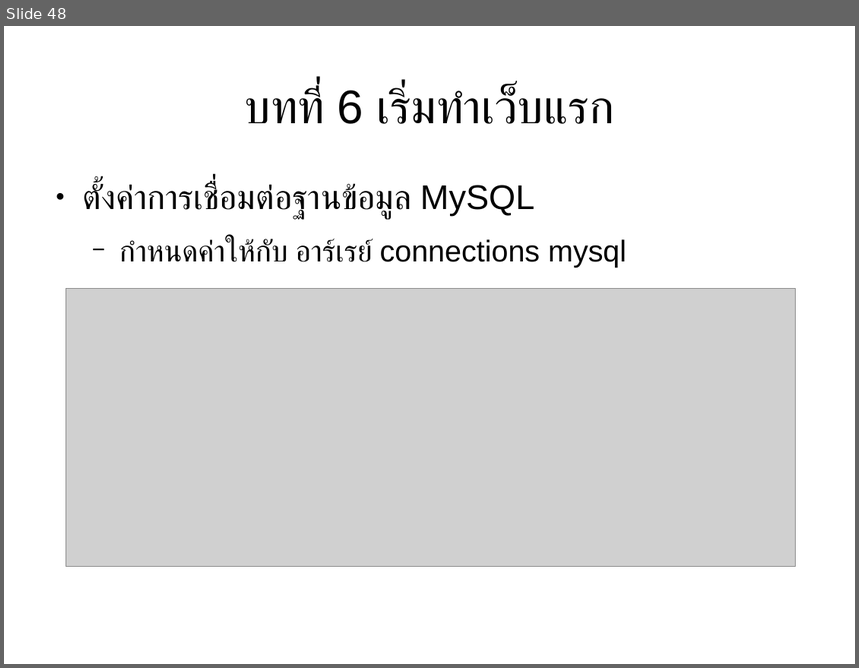
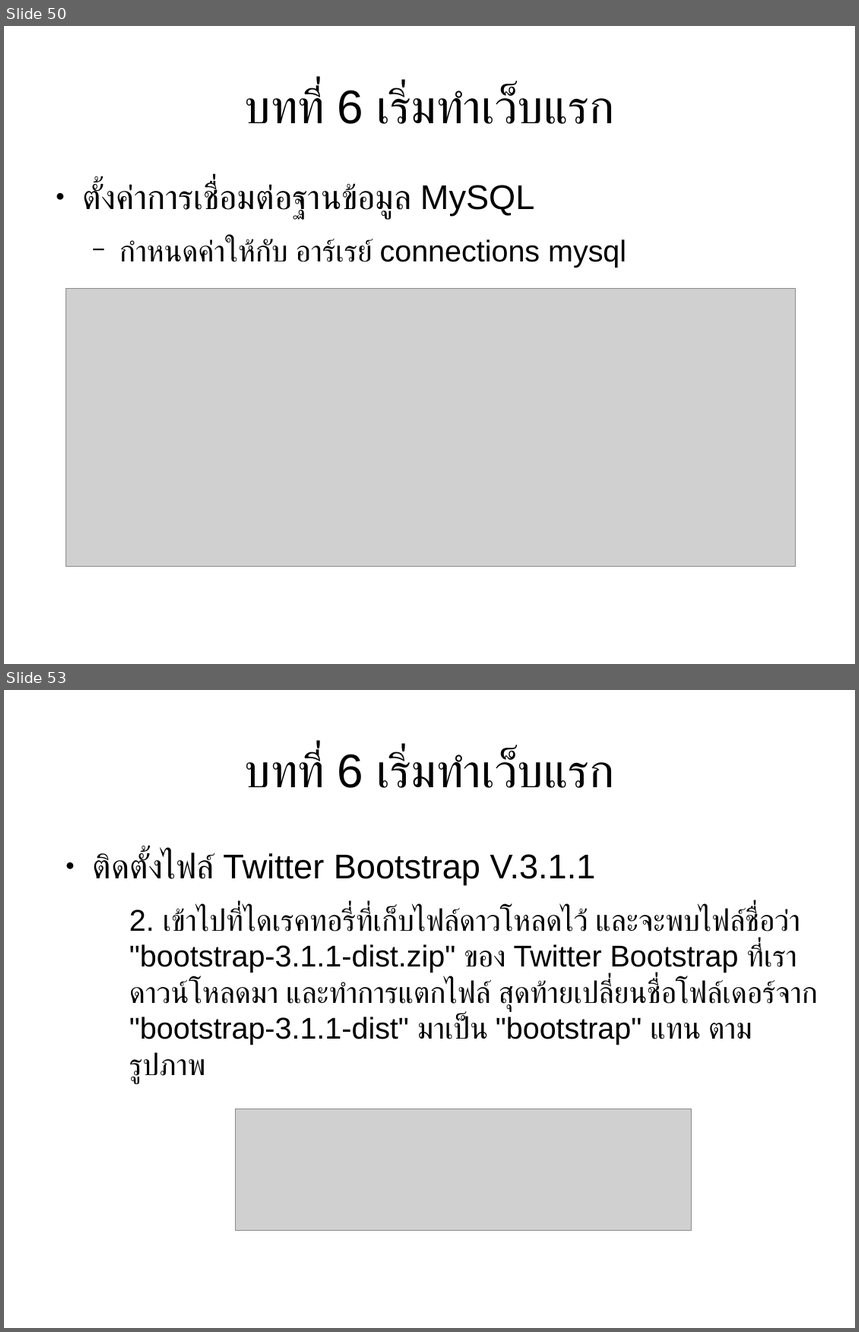
Before and after one commit to expstudio/Laravel-Course-Material, a slide deck: slide course.odp. Shown one above the other, each under a label of ours: slide 48 before the commit, slides 50 and 53 after it; the slides between them are not shown. The pictures are 859x668 and 859x1332 pixels, drawn with LibreOffice and Linux fonts; fonts in the diff are those of the drawing; grey boxes stand for pictures. Boxes give left, top, right and bottom in pixels: in the first picture for what was removed or moved away, otherwise in the second. Text is boxed around its words. In the diff, an @@ line names an element or a change of style, - is before the commit and + after.

```diff
--- a/slide course.odp
+++ b/slide course.odp
@@ slide 53 added at (x1=4, y1=690, x2=855, y2=1328), background #FFFFFF @@
@@ title added at (x1=245, y1=751, x2=614, y2=788), 44 pt, text #000000 @@
+บทที่ 6 เริ่มทำเว็บแรก
@@ text added at (x1=93, y1=852, x2=818, y2=1084), 28 pt, text #000000 @@
+● ติดตั้งไฟล์ Twitter Bootstrap V.3.1.1
+  2. เข้าไปที่ไดเรคทอรี่ที่เก็บไฟล์ดาวโหลดไว้ และจะพบไฟล์ชื่อว่า "bootstrap-3.1.1-dist.zip" ของ Twitter Bootstrap ที่เราดาวน์โหลดมา และทำการแตกไฟล์ สุดท้ายเปลี่ยนชื่อโฟล์เดอร์จาก "bootstrap-3.1.1-dist" มาเป็น "bootstrap" แทน ตามรูปภาพ
@@ picture added at (x1=236, y1=1110, x2=692, y2=1230) @@
@@ what was slide 48 is now slide 50 @@
```
Also in this commit, not shown: 4 slides changed, 37 other slides added, 13 other files.
